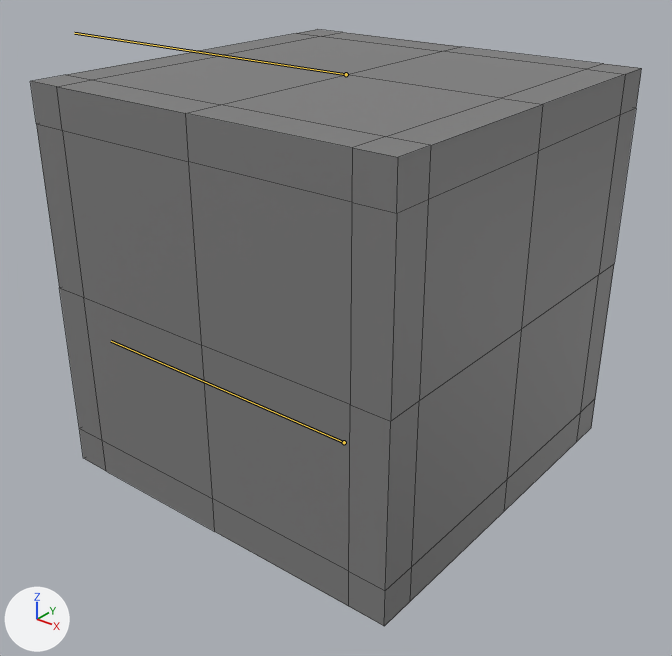
The FBX model Assets/_Main/Art/Models/SK_CubeDot.fbx, before and after one commit.
Before and after are seen from a 50 mm lens placed at (0.01347, -0.01721, 0.0091), pointed at (0.00018, -0.0006, -0.0012). The lights are fixed; the arrows at lower left show +X, +Y and +Z. Both versions are drawn at the pose saved in each file; the numbers are the values there. The bones that bend it are drawn over the model as lines. Mesh edges are drawn as thin lines.

Objects in the first picture: 'cubeDot_GEO'.
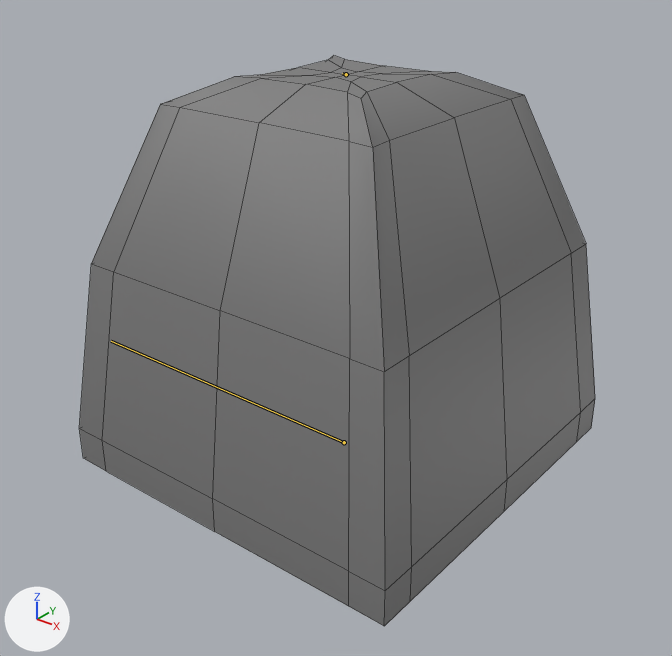
Boxes (x1, y1, x2, y2) around the edits, measured in the pictures (672 x 656 px):
'cubeDot_GEO', posed (16% narrower)
    before: (30, 29, 642, 626)
    after: (79, 55, 595, 626)
bone 'tip_JNT', root to tip
    before: (346, 74) to (74, 33)
    after: (346, 74) to (342, 73)

The edits, one by one:
Bone 'tip_JNT' (bone_tip_jnt) is rescaled from (1.0, 1.0, 1.0) to (0.01, 0.01, 0.01).
